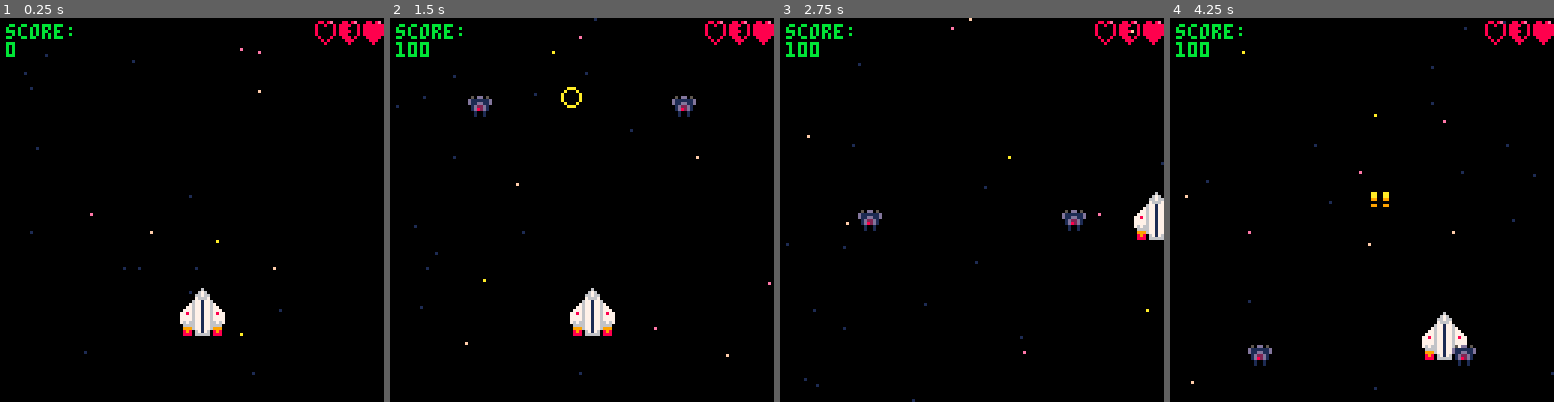
Above: before the commit, frames 1-4 (left to right).
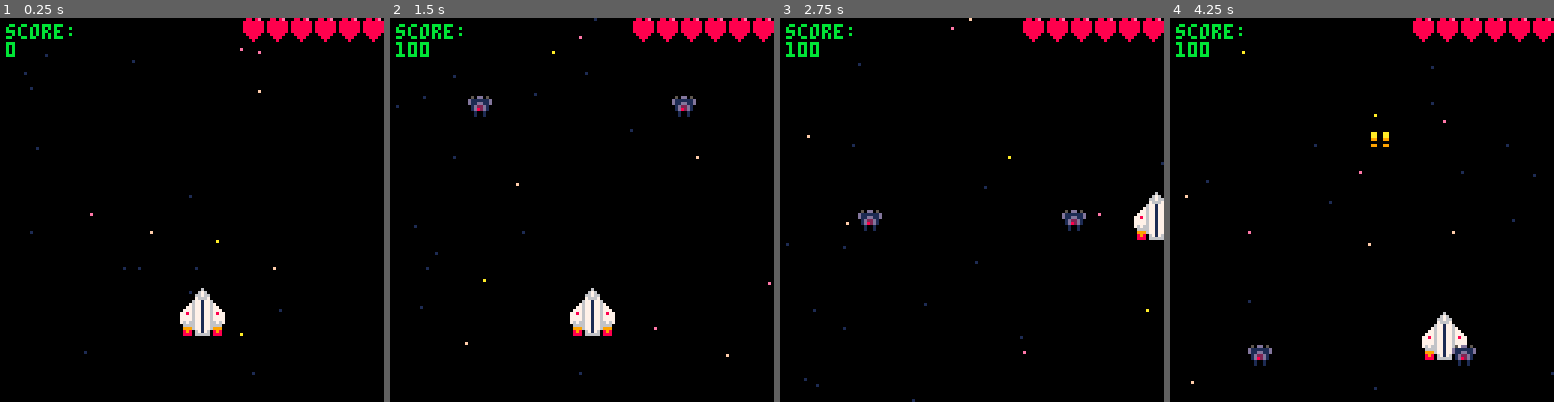
Above: after the commit, the same moments.

Repository: adatechschool/projet-collectif---pico-8-alop-s-crew
Game: PICO-8 cartridge shooter.p8
Two runs of this game, one before a commit and one after it. Both use one fixed random seed, a clock stepped at 60 frames per second and the inputs below.
Inputs:
- Up to frame 1 (0.25 s): no input
- Up to frame 2 (1.5 s): tap X (X key) at 0.33, 1.07 s; tap O (Z key) at 0.7 s
- Up to frame 3 (2.75 s): hold Right 1.6-2.1 s; tap O (Z key) at 1.7, 2.1, 2.5 s; tap X (X key) at 1.85 s; hold Up 2.15-2.42 s; hold Right from 2.47 s (still down)
- Up to frame 4 (4.25 s): tap O (Z key) every 0.4 s from 2.9 to 4.1 s; tap X (X key) at 2.97, 4.08 s; release Right at 3.03 s; hold Left 3.08-3.58 s; hold Down 3.63-3.97 s; hold Right from 4.02 s (still down)

The runs differ from the first frame. In frame 1, 1.2% of the frame differs, in the area x 63-100%, y 0-8%; in frame 2, 1.3%; in frame 3, 1.2%; in frame 4, 1.4%, in the area x 52-100%, y 0-50%.

Commit message:
Shooter cloturé

Diff:
--- a/shooter.p8
+++ b/shooter.p8
@@ -2,15 +2,21 @@
 version 38
 __lua__
 function _init()
- p={x=60,y=90,speed=2}
+ p={
+ 	x=60,y=90,
+ 	w=32,h=32,
+ 	speed=2,life=6
+ }
+ totallife=p.life
  bullets={}
  enemies={}
  explosions={}
  create_stars()
  boss={}
- boss_bombs={}
+ new_boss_bombs={}
  score=0
  state=0
+	explosions_boss={}
 end
 
 function _update60()
@@ -21,26 +27,27 @@
 function _draw()
 	if (state==0) draw_game()
 	if (state==1) draw_gameover()
+	if (state==2) draw_victory()
 end
 
 function update_game()
 	update_player()
 	update_bordure()
-	update_life()
  update_bullets()
  update_stars()
- update_life()
  if #enemies==0 then
  	spawn_enemies(2+ceil(rnd(3)))
 	end
  update_enemies()
  update_explosions()
  update_boss()
- if score==300 then
-		spawn_boss(1)
-	end
+ 	if #boss==0 and score==1500 then
+			spawn_boss()
+		else--fonctionne
+		end
+	update_bombs()
+	update_explosions_boss()
 	delete_enemies()
-	update_bombs()
 end
 
 function draw_game()
@@ -51,10 +58,15 @@
  end
 	--affichage vaisseau
 	spr(146,p.x,p.y,2,2)
-	--life
-	spr(life_full_sprite,life_full_x,life_full_y)
-	spr(life_demi_sprite,life_demi_x,life_demi_y)
-	spr(life_empty_sprite,life_empty_x,life_empty_y)
+	--hud interface
+		--draw heart
+	for i=1, totallife do
+		if (totallife-p.life>=i) then
+			spr(180,128 - i*8,0)
+		else
+			spr(182,128 -i*8,0)
+		end
+	end
 	--enemis
 	for e in all (enemies) do
 		spr(128,e.x,e.y,1,1,true,true)
@@ -68,8 +80,11 @@
  for b in all (boss) do
 		spr(68,b.x,b.y,4,4,false,true)
 	end
-	for b in all(boss_bombs) do
-		spr(73,b.x,b.y)
+	--explosions boss
+	draw_explosions_boss()
+	--boss_bombs
+	for new_bomb in all(new_boss_bombs) do
+		spr(73,new_bomb.x,new_bomb.y)
  end
  --score
  print("score:\n"..score,2,2,11)
@@ -81,7 +96,7 @@
 	new_bullet={
 	x=p.x,
 	y=p.y,
-	speed=4
+	speed=6
 	}
 	add(bullets,new_bullet)
 	sfx(0)
@@ -168,7 +183,7 @@
 
 function delete_enemies()
 	for e in all(enemies) do
-		if score==300 then
+		if score==1500 then
 			del(enemies,e)
 		end
 	end
@@ -220,6 +235,24 @@
  if (btn(⬆️)) p.y-=p.speed
  if (btn(⬇️)) p.y+=p.speed
  if (btnp(❎)) shoot()
+
+ for e in all(enemies) do
+ 	if  collision(e,p) then
+ 		p.life-=1
+ 		create_explosion(e.x+1.5,e.y+4)
+ 		del(enemies,e)
+ 	end
+	end
+
+	for b in all(new_boss_bombs) do
+		if collision(b,p) then
+			p.life-=1
+			create_explosion(b.x+1.5,b.y+4)
+			del(new_boss_bombs,b)
+		end
+	end
+
+	if(p.life<=0) state=1
 end
 
 function update_bordure()
@@ -229,15 +262,7 @@
 	if p.x > 127 then
 		p.x=110
 	end
-
- for e in all(enemies) do
- 	if collision(e,p) then
- 		state=1
- 		end
- 	end
-end
-
-
+end
 -->8
 --game over
 function update_gameover()
@@ -253,52 +278,38 @@
 	print("press c to continue",20,70,3)
 end
 -->8
---life
-life_full_sprite=182
-life_full_x=120
-life_full_y=1
-
-life_demi_sprite=181
-life_demi_x=112
-life_demi_y=1
-
-life_empty_sprite=180
-life_empty_x=104
-life_empty_y=1
-
-
-function update_life()
-end
-
-function draw_life()
-		spr(life_full_sprite,life_full_x,life_full_y)
-		spr(life_demi_sprite,life_demi_x,life_demi_y)
-		spr(life_empty_sprite,life_empty_x,life_empty_y)
-
-end
--->8
 --boss
 
-function spawn_boss(nombre)
-	gap=(104-32*nombre)/(nombre+1)
-	for i=1,nombre do
-		new_boss={
-			x=gap*i+32*(i-1),
-			y=-1,
-			life=2,
+function spawn_boss()
+			new_boss={
+			x=50,
+			y=-35,
+			life=40,
+			speed=0.5,
 		shoot_timer=0
 		}
 		add(boss,new_boss)
-	end
-end
+end --fonctionne
 
 function update_boss()
-	for b in all(boss) do
-		if b.y<15 then
-			b.y+=0.5
-		end
+	for new_boss in all(boss) do
+		if new_boss.y<10 then
+			new_boss.y+=0.5
+		end
+	--collision
+	for b in all(bullets) do
+		if collision_boss(new_boss,b) then
+			create_explosion_boss(b.x+1.5,b.y+3)
+			del (bullets,b)
+			new_boss.life-=1
+			if new_boss.life<=0 then
+			state=2
+				end
+		end
+	end
+
 		new_boss.shoot_timer+=1
-		if new_boss.shoot_timer==120 then
+		if new_boss.shoot_timer==60 then
 			shoot_boss(new_boss)
 			new_boss.shoot_timer=0
 		end
@@ -310,24 +321,73 @@
 	return atan2(y2-y1,x2-x1)+0.25
 end
 
-function shoot_boss(boss)
-	local angle=angle_to(boss.x,boss.y,p.x,p.y)
+function shoot_boss(new_boss)
+	local angle=angle_to(new_boss.x,new_boss.y,p.x,p.y)
 	local new_bomb={
-		x=boss.x+2, y=boss.y+5,
+		x=new_boss.x+14, y=new_boss.y+33,
 		w=4, h=5,
 		speed=2,
 		dx=cos(angle),
 		dy=-sin(angle)
 	}
-	add(boss_bombs,new_bomb)
+	add(new_boss_bombs,new_bomb)
 end
 
 function update_bombs()
-	for b in all (boss_bombs) do
-		b.x+=b.dx*b.speed
-		b.y+=b.dy*b.speed
-		if (b.y>128) del(boss_bombs,b)
-	end
+	for new_bomb in all (new_boss_bombs) do
+		new_bomb.x+=new_bomb.dx*new_bomb.speed
+		new_bomb.y+=new_bomb.dy*new_bomb.speed
+		if (new_bomb.y>128) del(new_boss_bombs,new_bomb)
+	end
+end
+
+-->8
+--collisions  explosion boss
+function collision_boss(a,b)
+	if a.x>b.x+32
+	or a.y>b.y+32
+	or a.x+32<b.x
+	or a.y+32<b.y then
+		return false
+	else
+		return true
+	end
+end
+
+--explosions
+function create_explosion_boss(x,y)
+	sfx(1)
+	add(explosions_boss,{x=x,y=y,timer=0})
+end
+
+function update_explosions_boss()
+	for boum in all(explosions_boss) do
+		boum.timer+=1
+		if boum.timer==13 then
+			del(explosions_boss,boum)
+		end
+	end
+end
+
+function draw_explosions_boss()
+	--circ(x,y,rayon,couleur)
+
+	for boum in all(explosions_boss) do
+		circ(boum.x,boum.y,boum.timer/3,
+							8+boum.timer%3)
+	end
+end
+
+-->8
+--victory
+function draw_victory()
+	cls(13)
+	print("bravo alop!\nvous avez sauve grogu",20,80,0)
+	print(spr(183,40,52),
+								spr(184,49,52),
+								spr(185,58,52),
+								spr(186,67,52))
+	stop()
 end
 
 __gfx__
@@ -363,14 +423,14 @@
 00000000000000000000000000000000000000000000000000000000000000000000000000000000000000000000000000000000000000000000000000000000
 00000000000000000000000000000000000000000000000000000000000000000000000000000000000000000000000000000000000000000000000000000000
 00000000000000000000000000000000000000000000000000000000000000000000000000000000000000000000000000000000000000000000000000000000
-00000000000000ccc100000000000000000000000000cccccc111000000000000000000000000000000000000000000000000000000000000000000000000000
-0000000000000cc1111000000000000000000000000cc11111111000000000000000000000000000000000000000000000000000000000000000000000000000
-0000000000000c1661110000000000000000000000ccc11111111100000000000000000000000000000000000000000000000000000000000000000000000000
-000000002000c1666611000200000000000000000cc1111777711111000002200000000000000000000000000000000000000000000000000000000000000000
-00000000020666662666d0200000000022000000cc11111722711111000002200000000000000000000000000000000000000000000000000000000000000000
-00000000002666622266d2000000000022000000cc11777722777777d00220000000000000000000000000000000000000000000000000000000000000000000
-0000000000d666222226dd00000000000022000ccc11772522527777d00220000000000000000000000000000000000000000000000000000000000000000000
-0000000000d666622266dd0000000000002200777777772255227777d22000000000000000000000000000000000000000000000000000000000000000000000
+00000000000000ccc100000000000000000000000000cccccc111000000000000000000000999900000000000000000000000000000000000000000000000000
+0000000000000cc1111000000000000000000000000cc11111111000000000000000000009aaaa90000000000000000000000000000000000000000000000000
+0000000000000c1661110000000000000000000000ccc1111111110000000000000000009aa77aa9000000000000000000000000000000000000000000000000
+000000002000c1666611000200000000000000000cc111177771111100000220000000009a7777a9000000000000000000000000000000000000000000000000
+00000000020666662666d0200000000022000000cc1111172271111100000220000000009a7777a9000000000000000000000000000000000000000000000000
+00000000002666622266d2000000000022000000cc11777722777777d0022000000000009aa77aa9000000000000000000000000000000000000000000000000
+0000000000d666222226dd00000000000022000ccc11772522527777d00220000000000009aaaa90000000000000000000000000000000000000000000000000
+0000000000d666622266dd0000000000002200777777772255227777d22000000000000000999900000000000000000000000000000000000000000000000000
 0000000000d666622266dd0000000000000022577772222222222227d22000000000000000000000000000000000000000000000000000000000000000000000
 0000000000d666662666dd0000000000000022577772222222222227ddd000000000000000000000000000000000000000000000000000000000000000000000
 000000000055525555525500000000000000ddd77777722222222777ddd000000000000000000000000000000000000000000000000000000000000000000000
@@ -419,14 +479,14 @@
 00008000008000000999677177699900066677555577666088998888998889980000a09aa0000000000000000000000000000000000000000000000000000000
 0000a00000a000000898067176089800066666688666660008998008998089980000009aa9000000000000000000000000000000000000000000000000000000
 00000000000000000888066666088800000000666660000000880000880008800000909090000000000000000000000000000000000000000000000000000000
-05550000000000000000000005555550008808e0008808e0008808e0000000000000000000000000000000000000000000000000000000000000000000000000
-05550000000000004444444405555550080080080888800808888888000000000000000000000000000000000000000000000000000000000000000000000000
-00600000000000004444444405555550080000080888000808888888000000000000000000000000000000000000000000000000000000000000000000000000
-06660000044444404540004405555550080000080888800808888888000000000000000000000000000000000000000000000000000000000000000000000000
-44444444044444404440004406666660080000080888000808888888000000000000000000000000000000000000000000000000000000000000000000000000
-44000044044444404540004406000060008000800088808000888880000000000000000000000000000000000000000000000000000000000000000000000000
-44000044044444404440004406000060000808000008880000088800000000000000000000000000000000000000000000000000000000000000000000000000
-44000044044444404540004406666660000080000000800000008000000000000000000000000000000000000000000000000000000000000000000000000000
-
-
-
+05550000000000000000000005555550008808e0008808e0008808e0099999000444440004444400044444000000000000000000000000000000000000000000
+0555000000000000444444440555555008008008088880080888888899ffff0044ffff0004ffff0004ffff000000000000000000000000000000000000000000
+00600000000000004444444405555550080000080888000808888888994ff490443ff340041ff10004cffc000000000000000000000000000000000000000000
+0666000004444440454000440555555008000008088880080888888899ffff9044ffff4004444400044444000000000000000000000000000000000000000000
+44444444044444404440004406666660080000080888000808888888997777904422224000111100007777000000000000000000000000000000000000000000
+440000440444444045400044060000600080008000888080008888809f7777f00f2222f00f1111f00f7777f00000000000000000000000000000000000000000
+44000044044444404440004406000060000808000008880000088800901111000022220000444400004444000000000000000000000000000000000000000000
+440000440444444045400044066666600000800000008000000080000010010000e00e0000400400004004000000000000000000000000000000000000000000
+
+
+
--- a/untitled.p8
+++ b/untitled.p8
@@ -13,9 +13,9 @@
 	if frog_x > 128 then
 		frog_x=-8
 	end
-	if frog_y > 128 then
-		frog_y=-8
-	end
+--	if frog_y > 128 then
+		--frog_y=-8
+--	end
 
 	if time() - frog_anim_time > frog_anim_wait then
 			frog_sprite+=1
